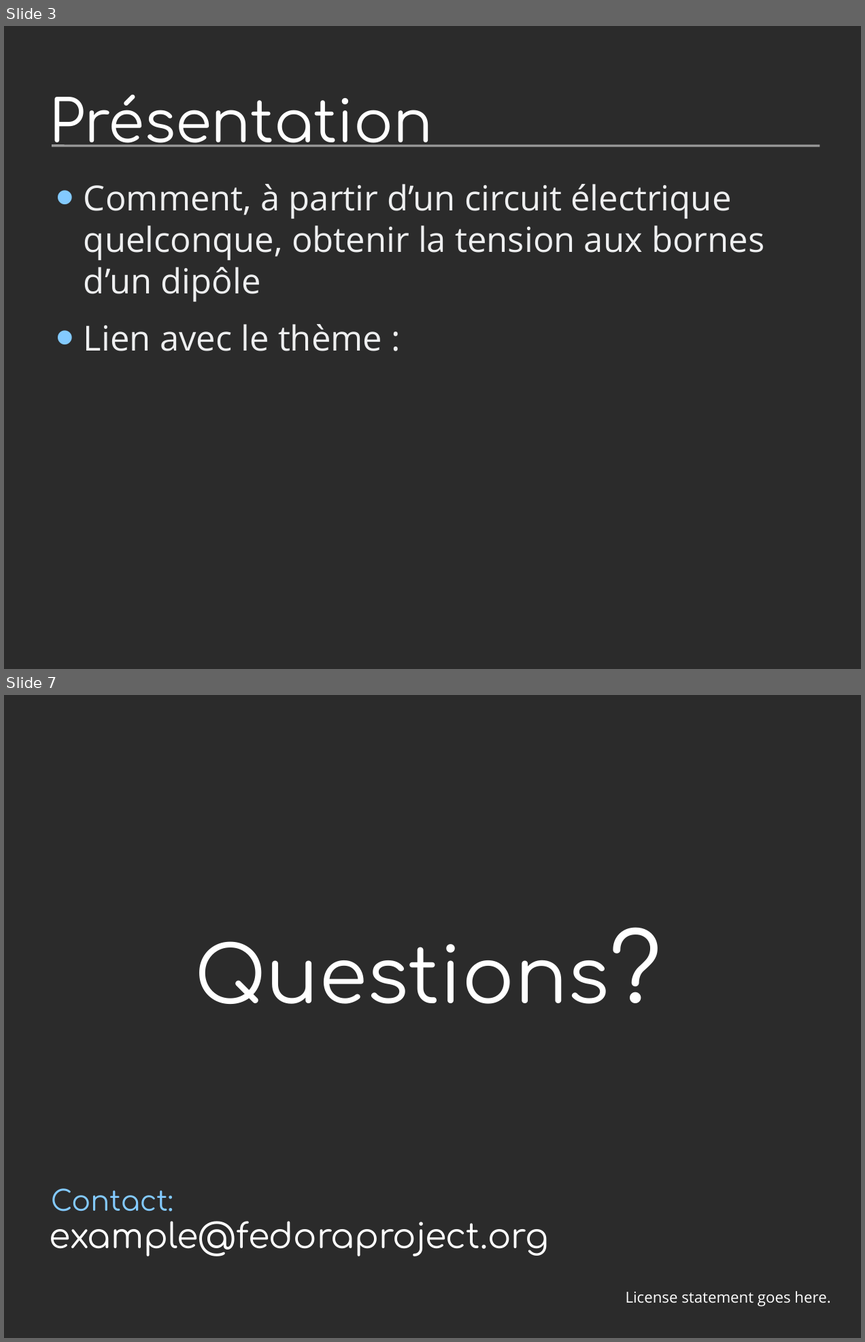
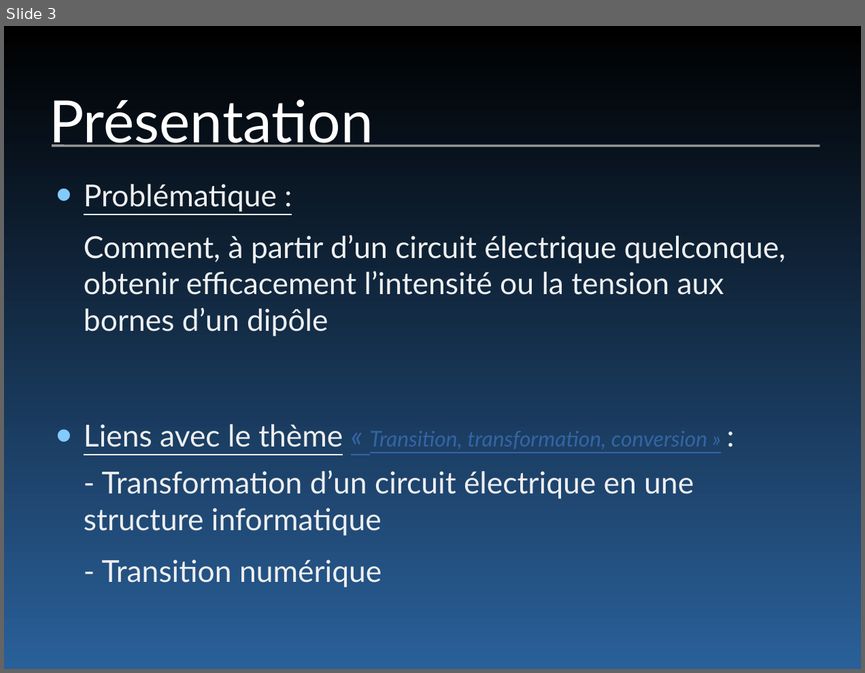
Before and after one commit to JulesJux/TIPE, a slide deck: journal_de_bord/diapofinal.odp. Shown one above the other, each under a label of ours: slides 3 and 7 before the commit, slide 3 after it; the slides between them are not shown. The pictures are 865x1342 and 865x673 pixels, drawn with LibreOffice and Linux fonts; fonts in the diff are those of the drawing; background and template pictures are left out; a plain dark background stands for a picture behind light text. Boxes give left, top, right and bottom in pixels: in the first picture for what was removed or moved away, otherwise in the second. Text is boxed around its words. In the diff, an @@ line names an element or a change of style, - is before the commit and + after.

```diff
--- a/journal_de_bord/diapofinal.odp
+++ b/journal_de_bord/diapofinal.odp
@@ slide 7 removed at <box>4,695,861,1338</box>, background picture (left out) @@
@@ title removed at <box>195,941,610,1004</box> @@
-Questions?
@@ text removed at <box>51,1188,173,1211</box> @@
-Contact:
@@ text removed at <box>50,1208,549,1256</box> @@
-example@fedoraproject.org
@@ text removed at <box>626,1291,830,1306</box> @@
-License statement goes here.
@@ slide 3 changed as well @@
@@ background picture (left out) to gradient #000000 to #2A6099 @@
@@ title "Présentation" at <box>49,99,373,147</box>: font Comfortaa to Lato @@
@@ text at <box>84,184,785,587</box>: text changed; size 32 to 28 pt; font Open Sans to Lato @@
-• Comment, à partir d’un circuit électrique quelconque, obtenir la tension aux bornes d’un dipôle
-• Lien avec le thème :
+• Problématique :
+Comment, à partir d’un circuit électrique quelconque, obtenir efficacement l’intensité ou la tension aux bornes d’un dipôle
+• Liens avec le thème « Transition, transformation, conversion » :
+- Transformation d’un circuit électrique en une structure informatique
+- Transition numérique
```
Also in this commit, not shown: 2 other slides changed, 8 slides added, 3 other slides removed, 15 other files.
